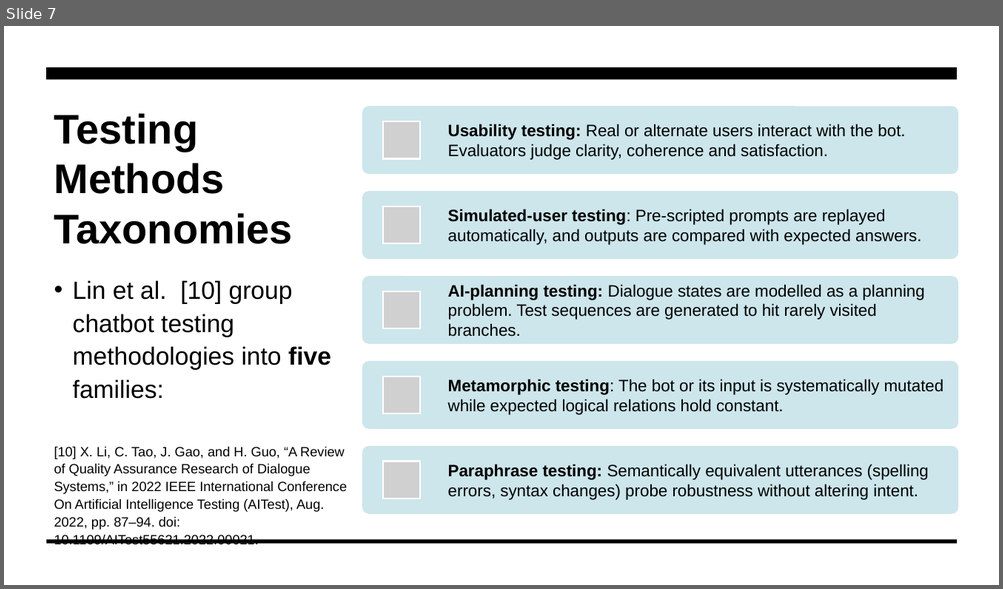
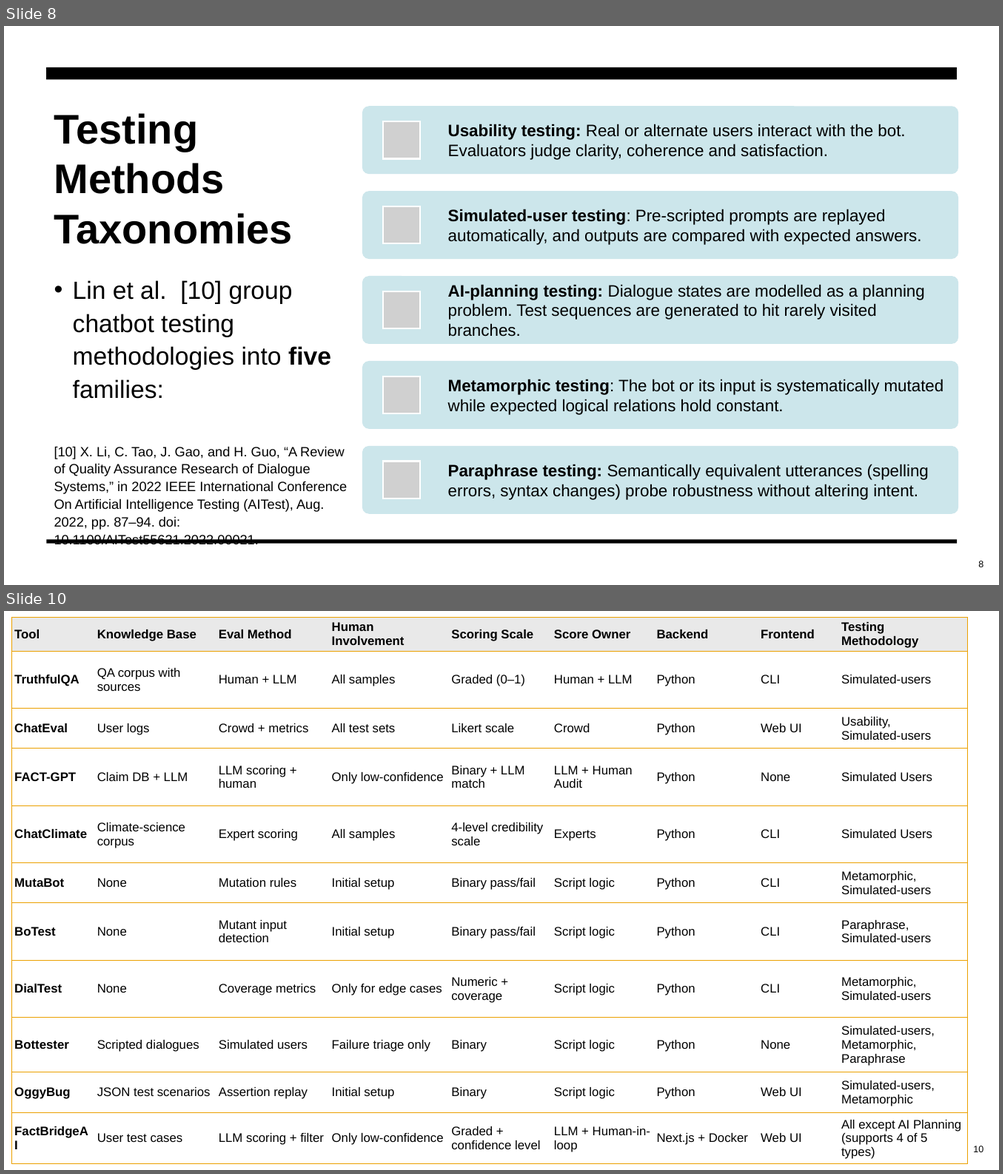
Before and after one commit to saffar4ever/webdev, a slide deck: review paper/Presentation.pptx. Shown one above the other, each under a label of ours: slide 7 before the commit, slides 8 and 10 after it; the slides between them are not shown. The pictures are 1003x589 and 1003x1174 pixels, drawn with LibreOffice and Linux fonts; fonts in the diff are those of the drawing; grey boxes stand for pictures. Boxes give left, top, right and bottom in pixels: in the first picture for what was removed or moved away, otherwise in the second. Text is boxed around its words. In the diff, an @@ line names an element or a change of style, - is before the commit and + after.

```diff
--- a/review paper/Presentation.pptx
+++ b/review paper/Presentation.pptx
@@ slide 10 added at box(4, 611, 999, 1170), background #FFFFFF @@
@@ table added at box(11, 617, 969, 1165), 11 rows, 9 columns @@
+Tool | Knowledge Base | Eval Method | Human Involvement | Scoring Scale | Score Owner | Backend | Frontend | Testing Methodology
+TruthfulQA | QA corpus with sources | Human + LLM | All samples | Graded (0–1) | Human + LLM | Python | CLI | Simulated-users
+ChatEval | User logs | Crowd + metrics | All test sets | Likert scale | Crowd | Python | Web UI | Usability, / Simulated-users
+FACT-GPT | Claim DB + LLM | LLM scoring + human | Only low-confidence | Binary + LLM match | LLM + Human Audit | Python | None | Simulated Users
+ChatClimate | Climate-science corpus | Expert scoring | All samples | 4-level credibility scale | Experts | Python | CLI | Simulated Users
+MutaBot | None | Mutation rules | Initial setup | Binary pass/fail | Script logic | Python | CLI | Metamorphic, / Simulated-users
+BoTest | None | Mutant input detection | Initial setup | Binary pass/fail | Script logic | Python | CLI | Paraphrase, / Simulated-users
+DialTest | None | Coverage metrics | Only for edge cases | Numeric + coverage | Script logic | Python | CLI | Metamorphic, Simulated-users
+Bottester | Scripted dialogues | Simulated users | Failure triage only | Binary | Script logic | Python | None | Simulated-users, / Metamorphic, / Paraphrase
+OggyBug | JSON test scenarios | Assertion replay | Initial setup | Binary | Script logic | Python | Web UI | Simulated-users, Metamorphic
+FactBridgeAI | User test cases | LLM scoring + filter | Only low-confidence | Graded + confidence level | LLM + Human-in-loop | Next.js + Docker | Web UI | All except AI Planning (supports 4 of 5 types)
@@ freeform shape added at box(46, 652, 957, 665), fill #000000 @@
@@ page number added at box(973, 1146, 983, 1153), 9 pt, text #000000 @@
+10
@@ what was slide 7 is now slide 8 @@
@@ slide 8 changed as well @@
@@ page number added at box(978, 561, 983, 568), 9 pt, text #000000 @@
+8
```
Also in this commit, not shown: 10 other slides changed, 2 other slides added, 1 other file.
